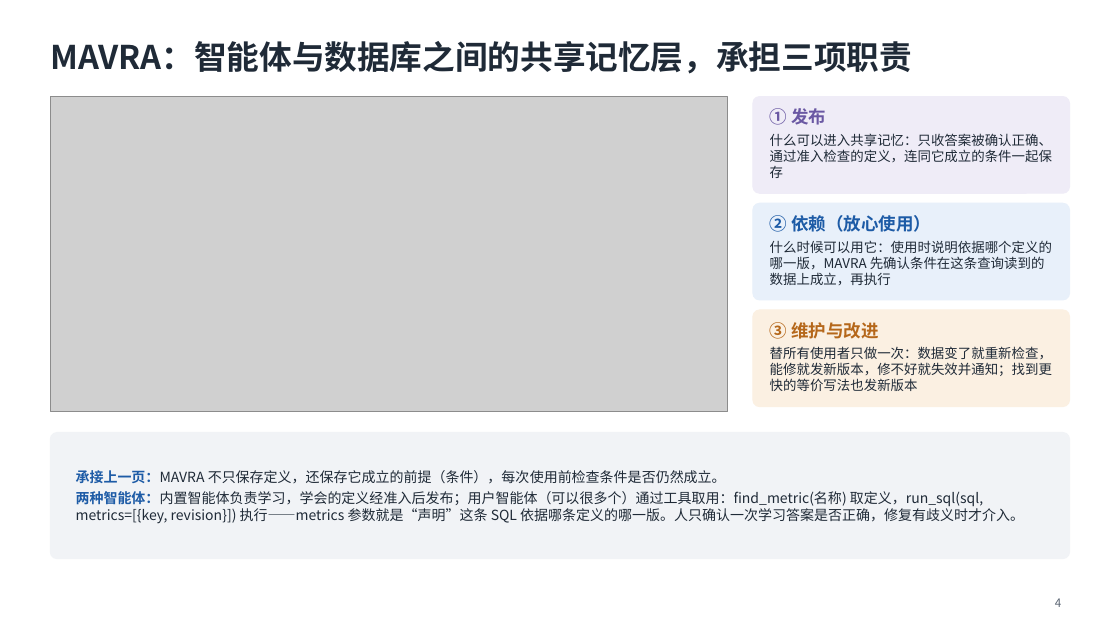
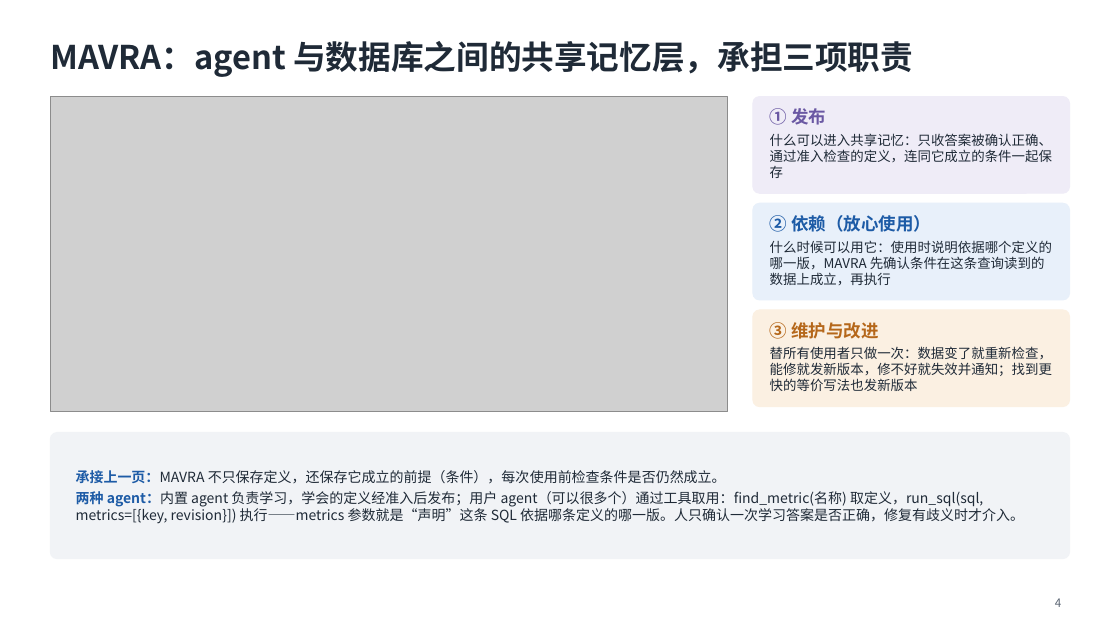
Before and after one commit to mmmttt000045/agent4db-adapter, a slide deck: slide 4 of docs/mavra-system.pptx. Drawn at 1120x630 pixels with LibreOffice and Linux fonts; fonts in the diff are those of the drawing; grey boxes stand for pictures. Boxes give left, top, right and bottom in pixels: in the first picture for what was removed or moved away, otherwise in the second. Text is boxed around its words. In the diff, an @@ line names an element or a change of style, - is before the commit and + after.

```diff
--- a/docs/mavra-system.pptx
+++ b/docs/mavra-system.pptx
@@ title at (50,41,913,77): text changed @@
-MAVRA：智能体与数据库之间的共享记忆层，承担三项职责
+MAVRA：agent 与数据库之间的共享记忆层，承担三项职责
@@ text at (76,491,1024,524): text changed @@
-两种智能体：内置智能体负责学习，学会的定义经准入后发布；用户智能体（可以很多个）通过工具取用：find_metric(名称) 取定义，run_sql(sql, metrics=[{key, revision}]) 执行——metrics 参数就是“声明”这条 SQL 依据哪条定义的哪一版。人只确认一次学习答案是否正确，修复有歧义时才介入。
+两种 agent：内置 agent 负责学习，学会的定义经准入后发布；用户 agent（可以很多个）通过工具取用：find_metric(名称) 取定义，run_sql(sql, metrics=[{key, revision}]) 执行——metrics 参数就是“声明”这条 SQL 依据哪条定义的哪一版。人只确认一次学习答案是否正确，修复有歧义时才介入。
```
Also in this commit, not shown: 9 other slides changed, 5 other files.
